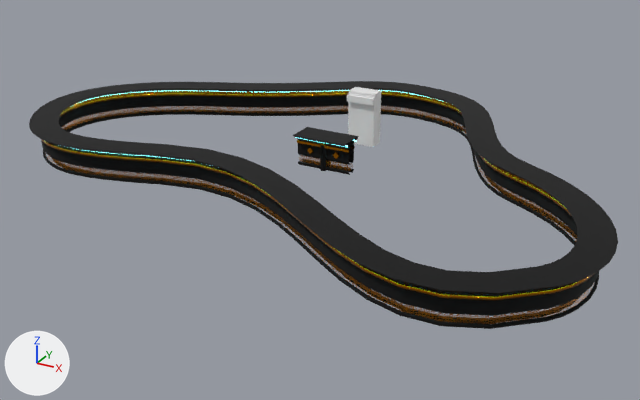
One commit to the Blender file A3DPIE/Assets/Assets/Meshes/zMisc/Bar.blend: the scene before it, then after it.
The view is the same before and after, from a 50 mm lens placed at (13.6, -25.1, 11.3), pointed at (0.3, -1.0, -0.7). The axes (+X, +Y, +Z) are drawn at lower left. The lights are the same throughout.

Objects in the first picture: 'Bar Counter', 'Bar Counter Rounded.002', 'Size Ref'.
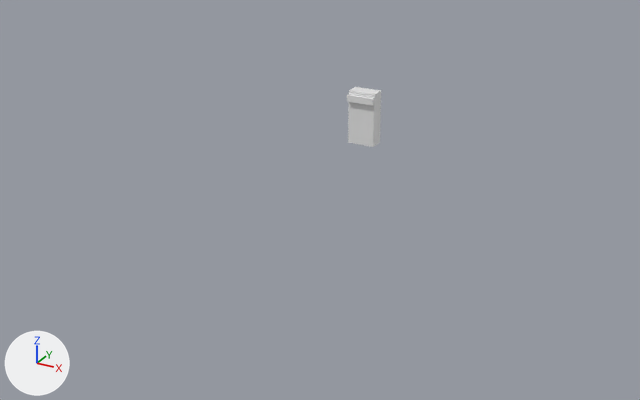
Changed parts and their boxes [x1, y1, x2, y2] in the pictures (640 x 400 px):
'Bar Counter Rounded.002', deleted (black)
    before: [29, 81, 618, 329]
    faces in mat_dark_metal (black #111111): [29, 81, 618, 294]
    faces in mat_wood (its picture is missing): [41, 95, 599, 329]
    faces in mat_gold: [41, 91, 594, 300]
    faces in mat_rectdesign: [45, 106, 594, 324]
    faces in mat_emissive (white #e7e7e7): [58, 90, 447, 166]
'Bar Counter', deleted (black)
    before: [293, 127, 358, 175]
    faces in mat_wood (its picture is missing): [298, 138, 354, 175]
    faces in mat_dark_metal (black #111111): [293, 127, 358, 147]
    faces in mat_gold: [297, 140, 355, 159]
    faces in mat_rectdesign: [299, 155, 353, 171]

What the commit changed:
Object 'Bar Counter' (ob_bar_counter) is deleted.
Object 'Bar Counter Rounded.002' (ob_bar_counter_rounded_002) is deleted.
